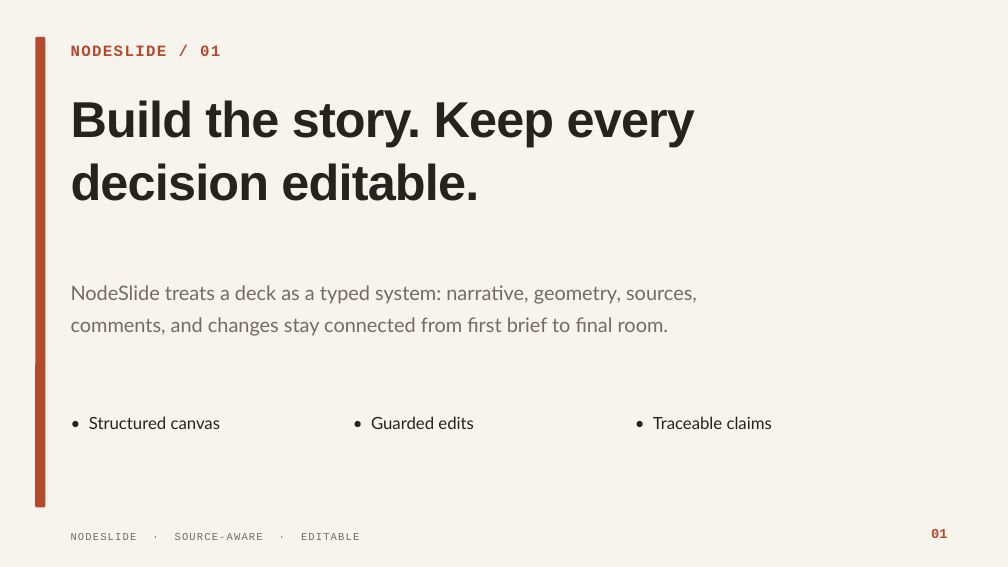
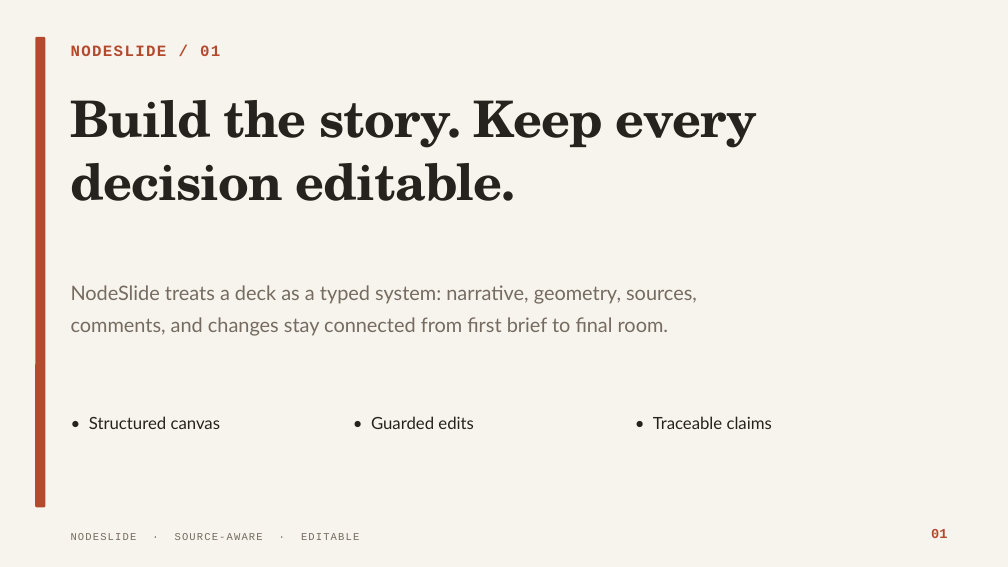
Before and after one commit to HomenShum/NodeSlide, a slide deck: slide 1 of docs/dogfood/nodeslide-domain-v1/nodeslide-golden.pptx. Drawn at 1008x567 pixels with LibreOffice and Linux fonts; fonts in the diff are those of the drawing. Boxes give left, top, right and bottom in pixels: in the first picture for what was removed or moved away, otherwise in the second. Text is boxed around its words. In the diff, an @@ line names an element or a change of style, - is before the commit and + after.

```diff
--- a/docs/dogfood/nodeslide-domain-v1/nodeslide-golden.pptx
+++ b/docs/dogfood/nodeslide-domain-v1/nodeslide-golden.pptx
@@ text "Build the story. Keep every ..." at (71,100,757,201): font Arial to TeX Gyre Schola @@
```
Also in this commit, not shown: 6 other slides changed, 37 other files.
